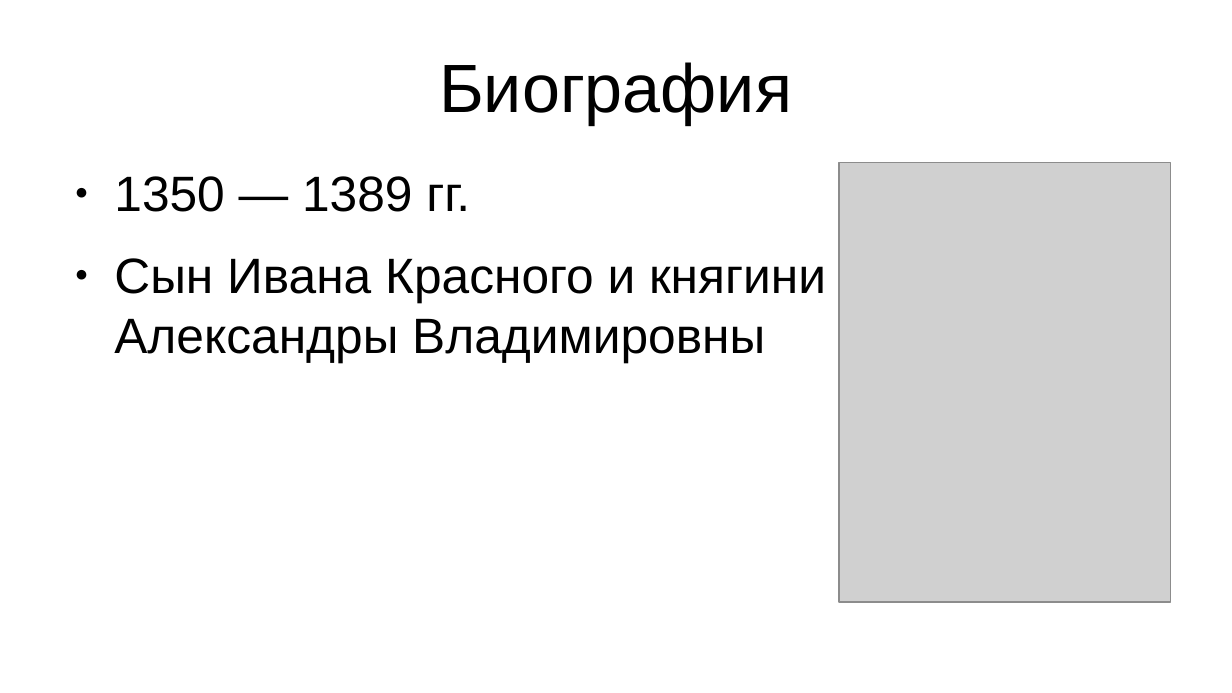
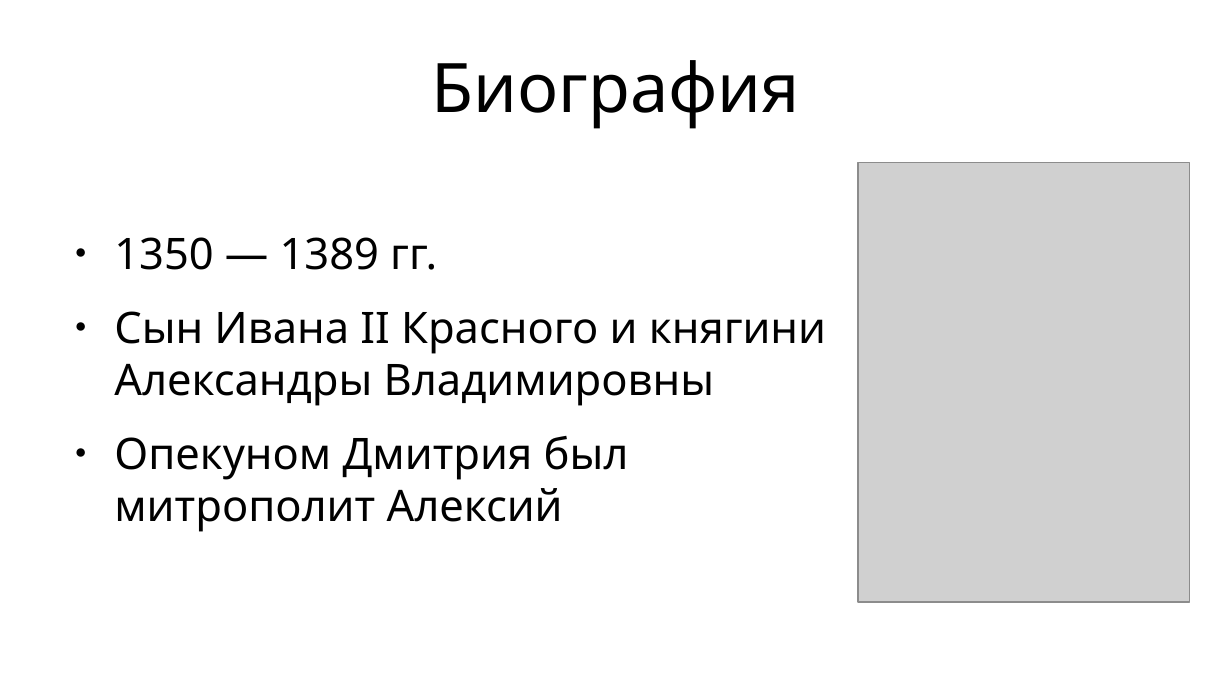
Before and after one commit to Astolfo-femboy-UwU/urban-octo-barnacle, a slide deck: slide 2 of История/Дмитрий Донской.pptx. Drawn at 1232x693 pixels with LibreOffice and Linux fonts; fonts in the diff are those of the drawing; grey boxes stand for pictures. Boxes give left, top, right and bottom in pixels: in the first picture for what was removed or moved away, otherwise in the second. Text is boxed around its words. In the diff, an @@ line names an element or a change of style, - is before the commit and + after.

```diff
--- a/История/Дмитрий Донской.pptx
+++ b/История/Дмитрий Донской.pptx
@@ title "Биография" at (431, 60, 800, 129): font Arial to Noto Sans @@
@@ text "1350 — 1389 гг." at (114, 237, 826, 532): vertical alignment top to middle @@
@@ picture: place and size @@
-picture at (840, 162, 1171, 603)
+picture at (859, 162, 1190, 603)
@@ text at (114, 237, 437, 270): size 32 to 28 pt, font Arial to Noto Sans in "1350 — 1389 гг." @@
@@ text at (114, 311, 826, 532): text changed; size 32 to 28 pt; font Arial to Noto Sans @@
-● Сын Ивана Красного и княгини Александры Владимировны
+● Сын Ивана II Красного и княгини Александры Владимировны
+● Опекуном Дмитрия был митрополит Алексий
```
Also in this commit, not shown: 1 other slide changed, 7 slides added, 5 slides removed, 3 other files.
